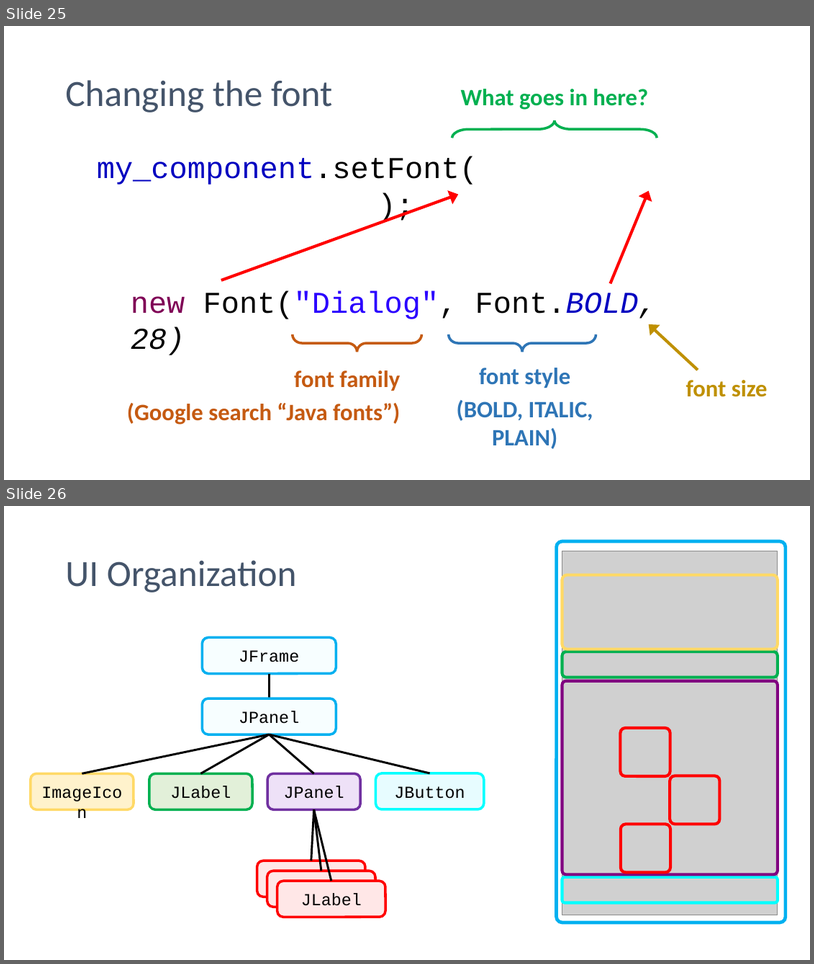
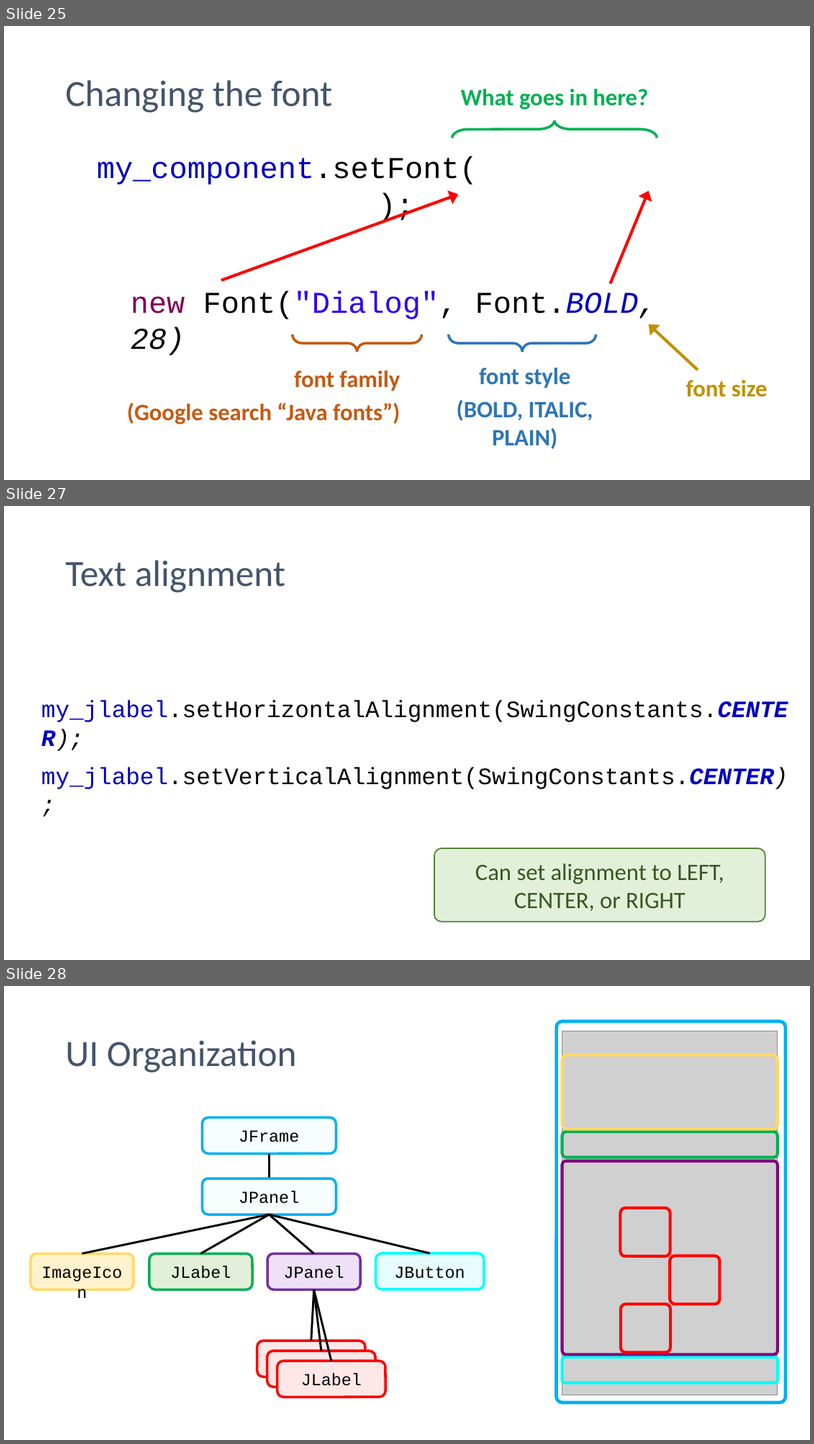
Before and after one commit to onsmith/comp401-2048, a slide deck: slides/java-swing-2048.pptx. Shown one above the other, each under a label of ours: slides 25 and 26 before the commit, slides 25, 27 and 28 after it; the slides between them are not shown. The pictures are 814x964 and 814x1444 pixels, drawn with LibreOffice and Linux fonts; fonts in the diff are those of the drawing; grey boxes stand for pictures. Boxes give left, top, right and bottom in pixels: in the first picture for what was removed or moved away, otherwise in the second. Text is boxed around its words. In the diff, an @@ line names an element or a change of style, - is before the commit and + after.

```diff
--- a/slides/java-swing-2048.pptx
+++ b/slides/java-swing-2048.pptx
@@ slide 27 added at [4, 506, 810, 960], background #FFFFFF @@
@@ title added at [65, 560, 286, 592], 44 pt, text #44546A @@
+Text alignment
@@ text added at [41, 700, 788, 789], 28 pt, text #000000 @@
+my_jlabel.setHorizontalAlignment(SwingConstants.CENTER);
+my_jlabel.setVerticalAlignment(SwingConstants.CENTER);
@@ rounded rectangle added at [435, 849, 766, 921], fill #E2F0D9, outline #548235 1.5 pt, 28 pt, text #385723 @@
+Can set alignment to LEFT, CENTER, or RIGHT
@@ what was slide 26 is now slide 28 @@
```
Also in this commit, not shown: 1 slide changed, 1 other slide added, 1 other file.
